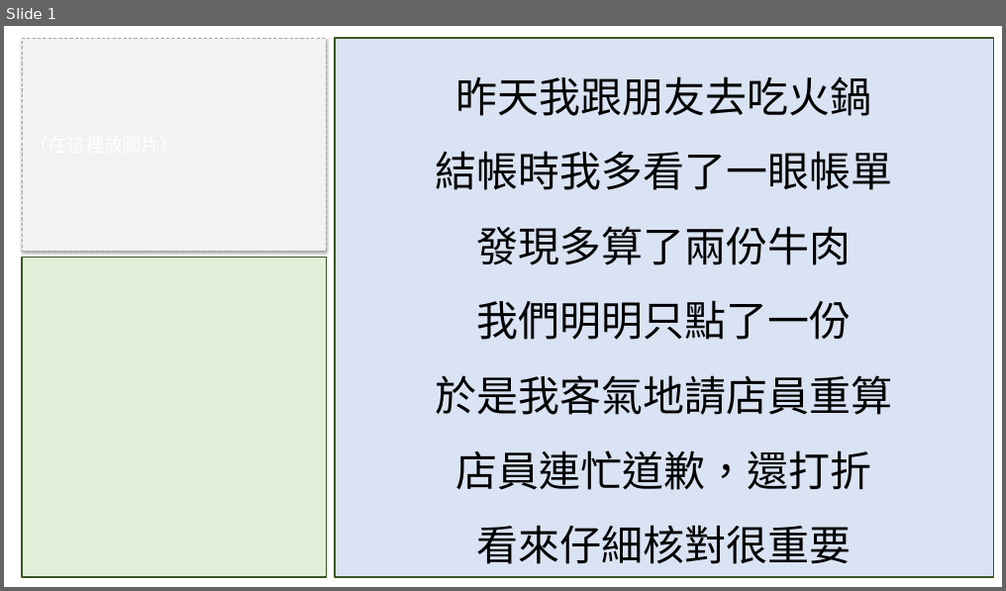
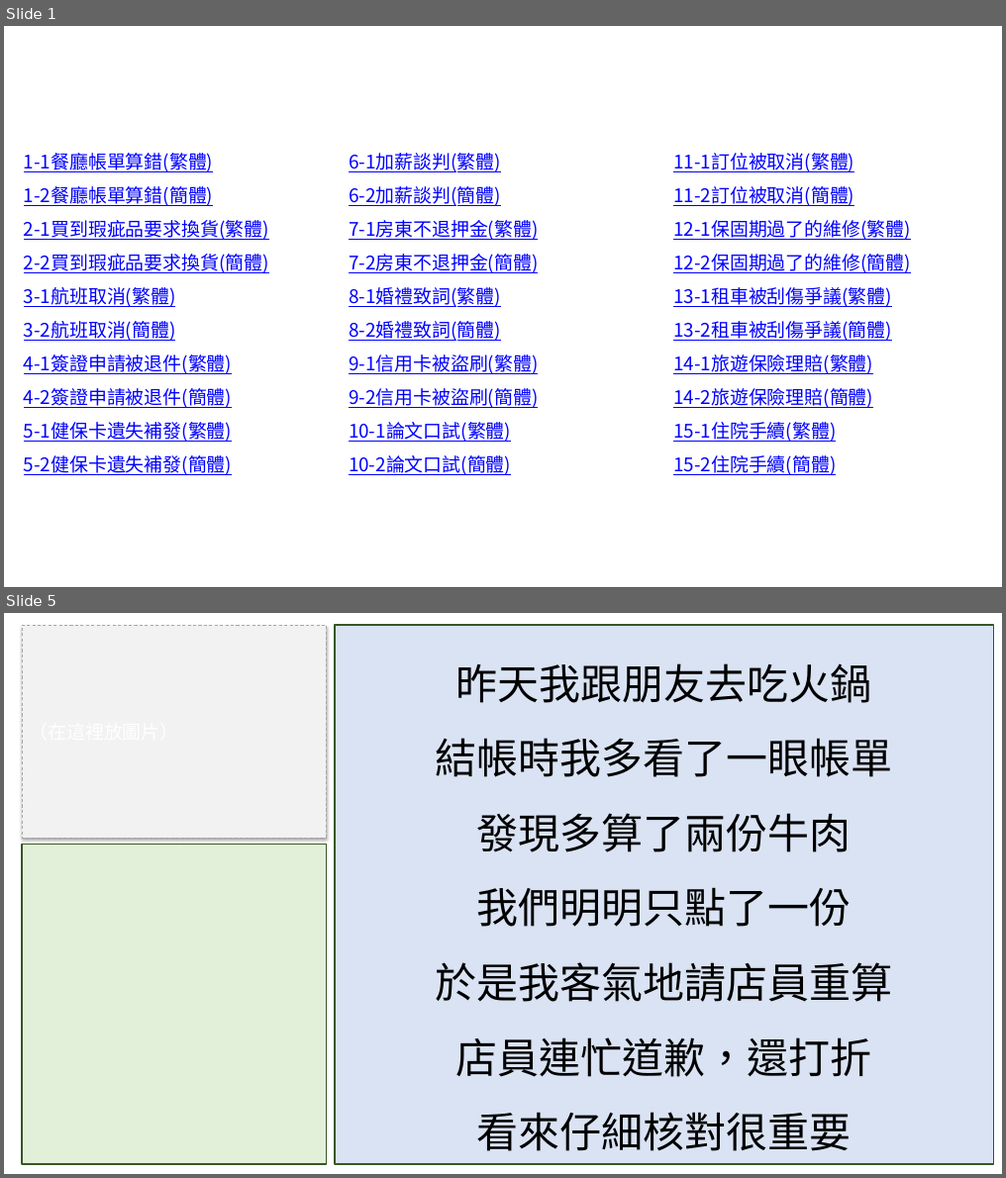
Before and after one commit to wangchiapin/lesson-decks, a slide deck: merged/B2_all.pptx. Shown one above the other, each under a label of ours: slide 1 before the commit, slides 1 and 5 after it; the slides between them are not shown. The pictures are 1006x591 and 1006x1178 pixels, drawn with LibreOffice and Linux fonts; fonts in the diff are those of the drawing. Boxes give left, top, right and bottom in pixels: in the first picture for what was removed or moved away, otherwise in the second. Text is boxed around its words. In the diff, an @@ line names an element or a change of style, - is before the commit and + after.

```diff
--- a/merged/B2_all.pptx
+++ b/merged/B2_all.pptx
@@ slide 1 added at bbox=[4, 26, 1002, 587], background #FFFFFF @@
@@ text added at bbox=[24, 153, 269, 475], 18 pt, text #0000FF, underline @@
+1-1餐廳帳單算錯(繁體)
+1-2餐廳帳單算錯(簡體)
+2-1買到瑕疵品要求換貨(繁體)
+2-2買到瑕疵品要求換貨(簡體)
+3-1航班取消(繁體)
+3-2航班取消(簡體)
+4-1簽證申請被退件(繁體)
+4-2簽證申請被退件(簡體)
+5-1健保卡遺失補發(繁體)
+5-2健保卡遺失補發(簡體)
@@ text added at bbox=[349, 153, 539, 475], 18 pt, text #0000FF, underline @@
+6-1加薪談判(繁體)
+6-2加薪談判(簡體)
+7-1房東不退押金(繁體)
+7-2房東不退押金(簡體)
+8-1婚禮致詞(繁體)
+8-2婚禮致詞(簡體)
+9-1信用卡被盜刷(繁體)
+9-2信用卡被盜刷(簡體)
+10-1論文口試(繁體)
+10-2論文口試(簡體)
@@ text added at bbox=[673, 153, 911, 475], 18 pt, text #0000FF, underline @@
+11-1訂位被取消(繁體)
+11-2訂位被取消(簡體)
+12-1保固期過了的維修(繁體)
+12-2保固期過了的維修(簡體)
+13-1租車被刮傷爭議(繁體)
+13-2租車被刮傷爭議(簡體)
+14-1旅遊保險理賠(繁體)
+14-2旅遊保險理賠(簡體)
+15-1住院手續(繁體)
+15-2住院手續(簡體)
@@ what was slide 1 is now slide 5 @@
```
Also in this commit, not shown: 3 other slides added, 23 other files.
